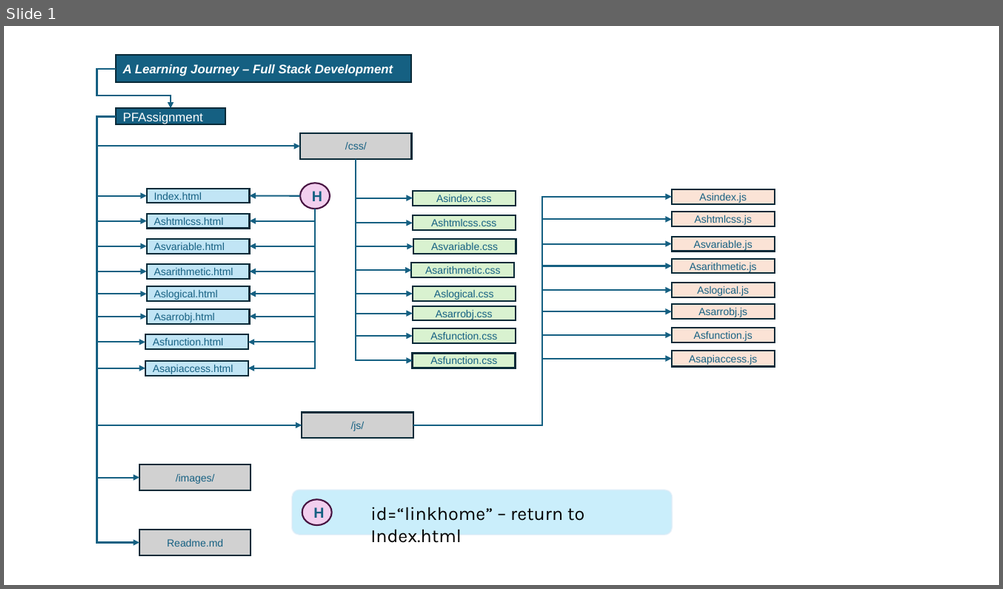
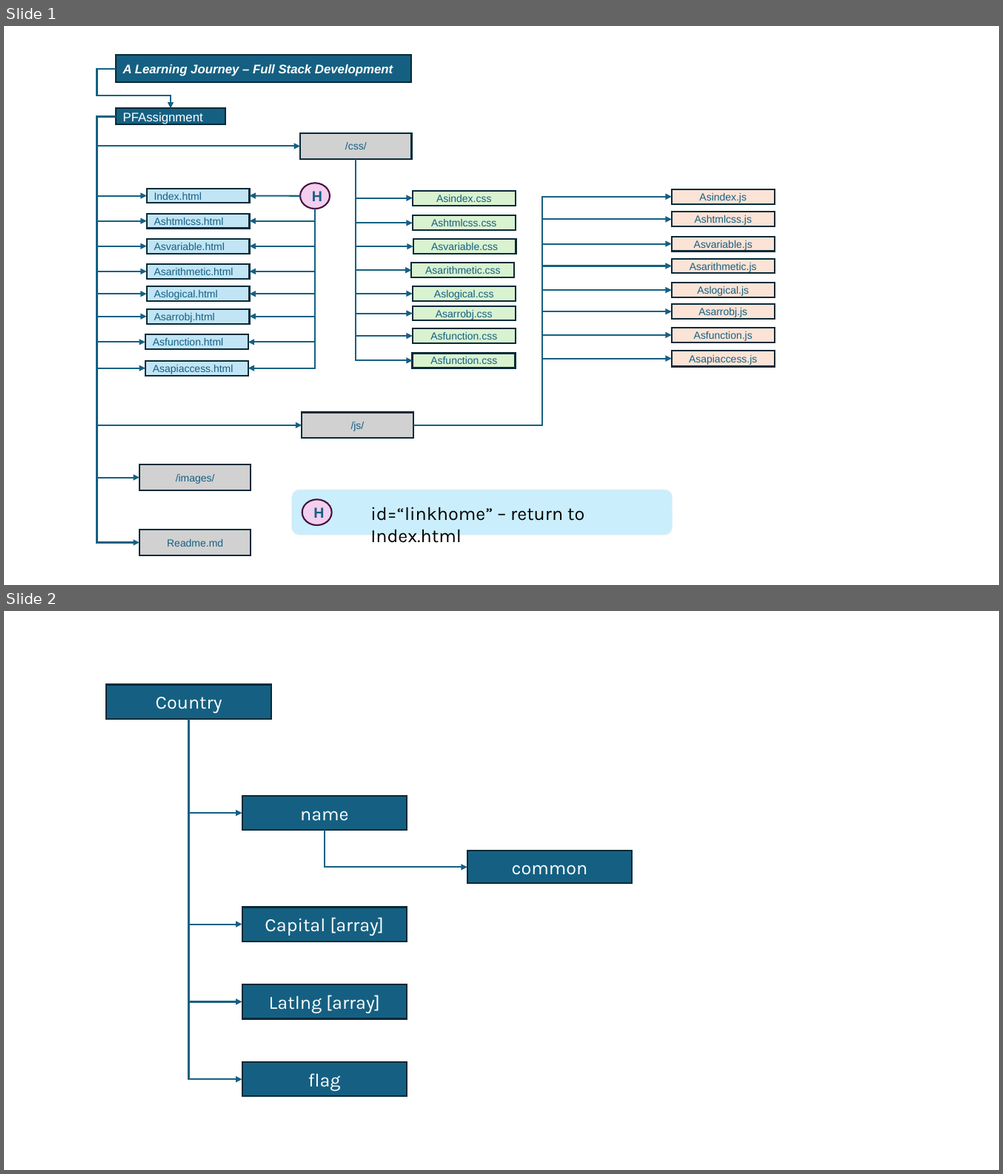
Before and after one commit to mitchelllkb/PFAssignment, a slide deck: PFAssignment.pptx. Shown one above the other, each under a label of ours: slide 1 before the commit, slides 1 and 2 after it. The pictures are 1003x589 and 1003x1174 pixels, drawn with LibreOffice and Linux fonts; fonts in the diff are those of the drawing. Boxes give left, top, right and bottom in pixels: in the first picture for what was removed or moved away, otherwise in the second. Text is boxed around its words. In the diff, an @@ line names an element or a change of style, - is before the commit and + after.

Commit message:
updated powerpoint file

```diff
--- a/PFAssignment.pptx
+++ b/PFAssignment.pptx
@@ slide 2 added at (x1=4, y1=611, x2=999, y2=1170), background #FFFFFF @@
@@ rectangle added at (x1=106, y1=685, x2=271, y2=719), fill #156082, outline #092A39 1.5 pt, 18 pt, text #FFFFFF @@
+Country
@@ elbow arrow added from (189, 719) to (242, 813), #156082 1.5 pt @@
@@ elbow arrow added from (189, 719) to (242, 924), #156082 1.5 pt @@
@@ elbow arrow added from (189, 719) to (242, 1002), #156082 1.5 pt @@
@@ elbow arrow added from (189, 719) to (242, 1079), #156082 1.5 pt @@
@@ rectangle added at (x1=242, y1=796, x2=407, y2=830), fill #156082, outline #092A39 1.5 pt, 18 pt, text #FFFFFF @@
+name
@@ elbow arrow added from (324, 830) to (467, 868), #156082 1.5 pt @@
@@ rectangle added at (x1=467, y1=851, x2=632, y2=884), fill #156082, outline #092A39 1.5 pt, 18 pt, text #FFFFFF @@
+common
@@ rectangle added at (x1=242, y1=907, x2=407, y2=942), fill #156082, outline #092A39 1.5 pt, 18 pt, text #FFFFFF @@
+Capital [array]
@@ rectangle added at (x1=242, y1=985, x2=407, y2=1019), fill #156082, outline #092A39 1.5 pt, 18 pt, text #FFFFFF @@
+Latlng [array]
@@ rectangle added at (x1=242, y1=1062, x2=407, y2=1096), fill #156082, outline #092A39 1.5 pt, 18 pt, text #FFFFFF @@
+flag
```
